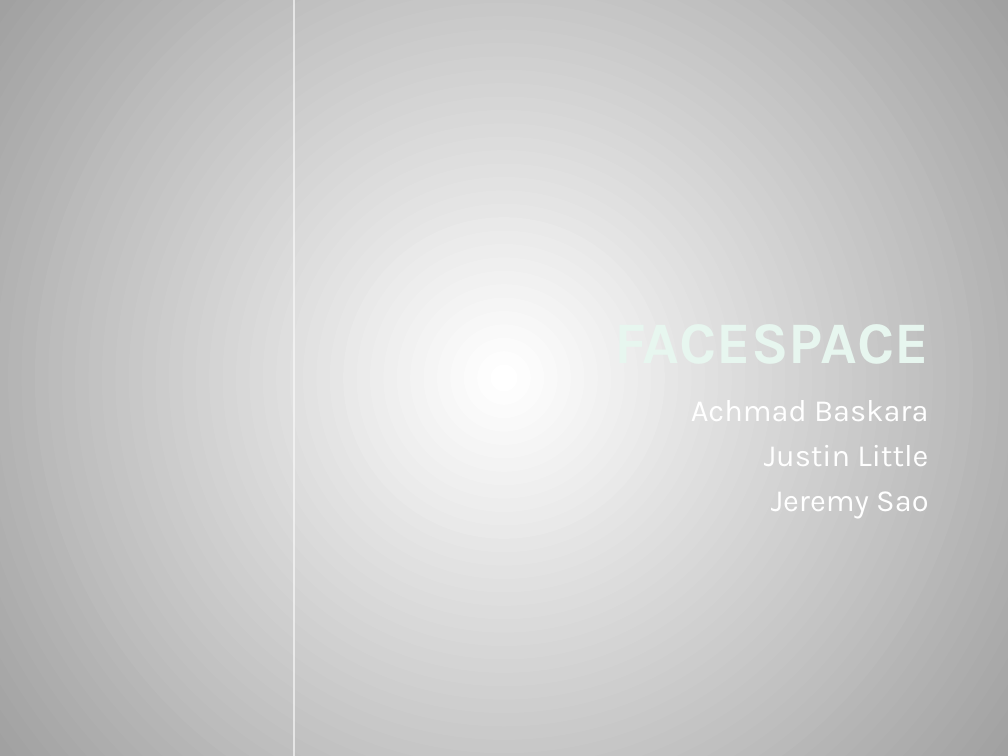
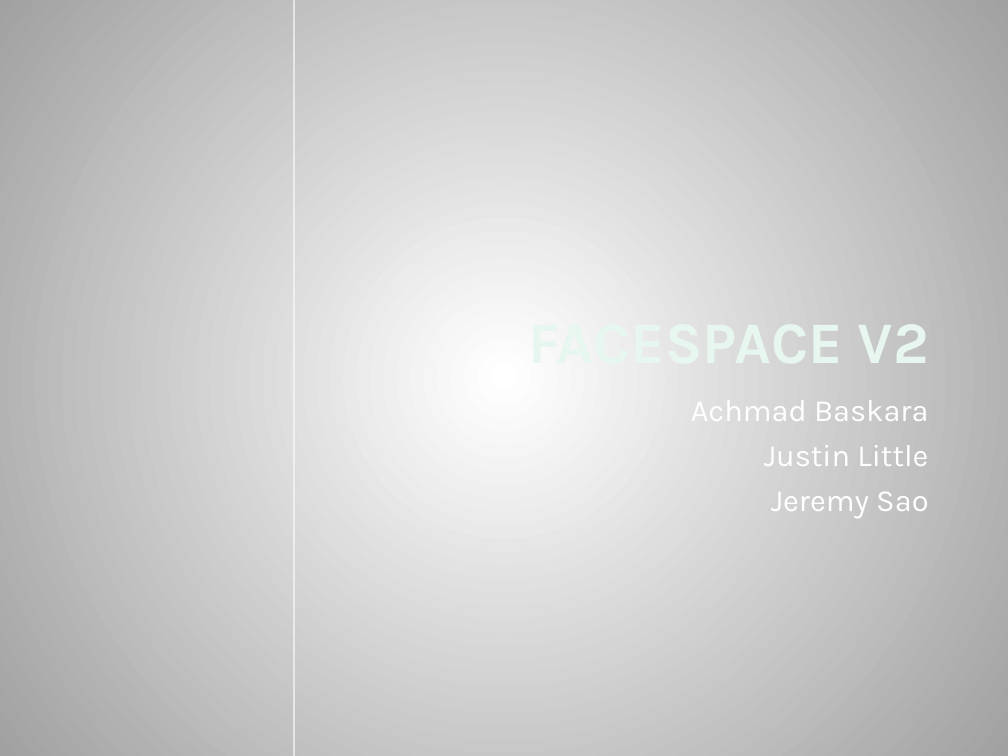
Before and after one commit to JaySao/FaceSpace, a slide deck: slide 1 of Facespace.pptx. Drawn at 1008x756 pixels with LibreOffice and Linux fonts; fonts in the diff are those of the drawing; background and template pictures are left out. Boxes give left, top, right and bottom in pixels: in the first picture for what was removed or moved away, otherwise in the second. Text is boxed around its words. In the diff, an @@ line names an element or a change of style, - is before the commit and + after.

```diff
--- a/Facespace.pptx
+++ b/Facespace.pptx
@@ title at (x1=528, y1=303, x2=929, y2=380): text changed @@
-FACESPACE
+FACESPACE V2
```
Also in this commit, not shown: 3 other slides changed, 1 slide removed, 6 other files.
